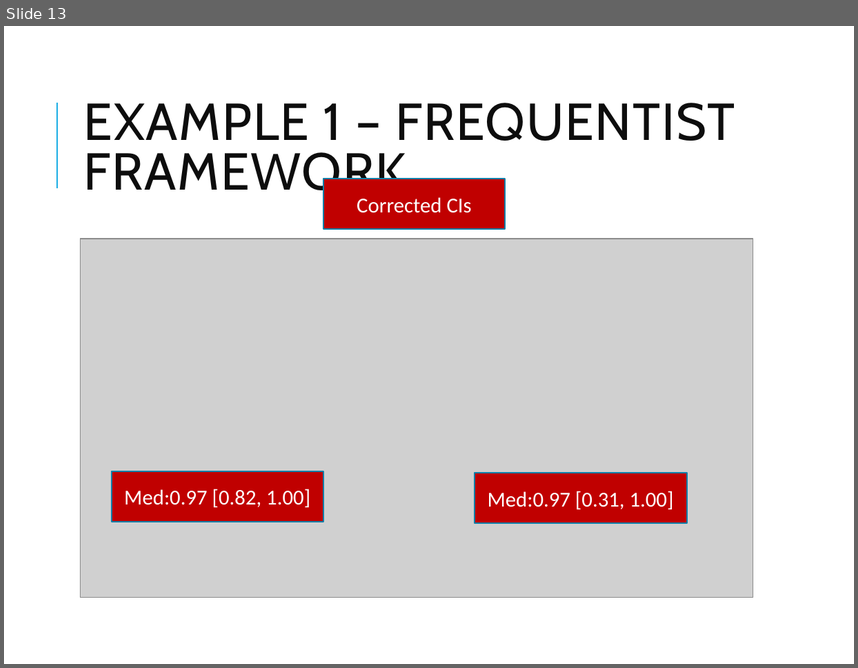
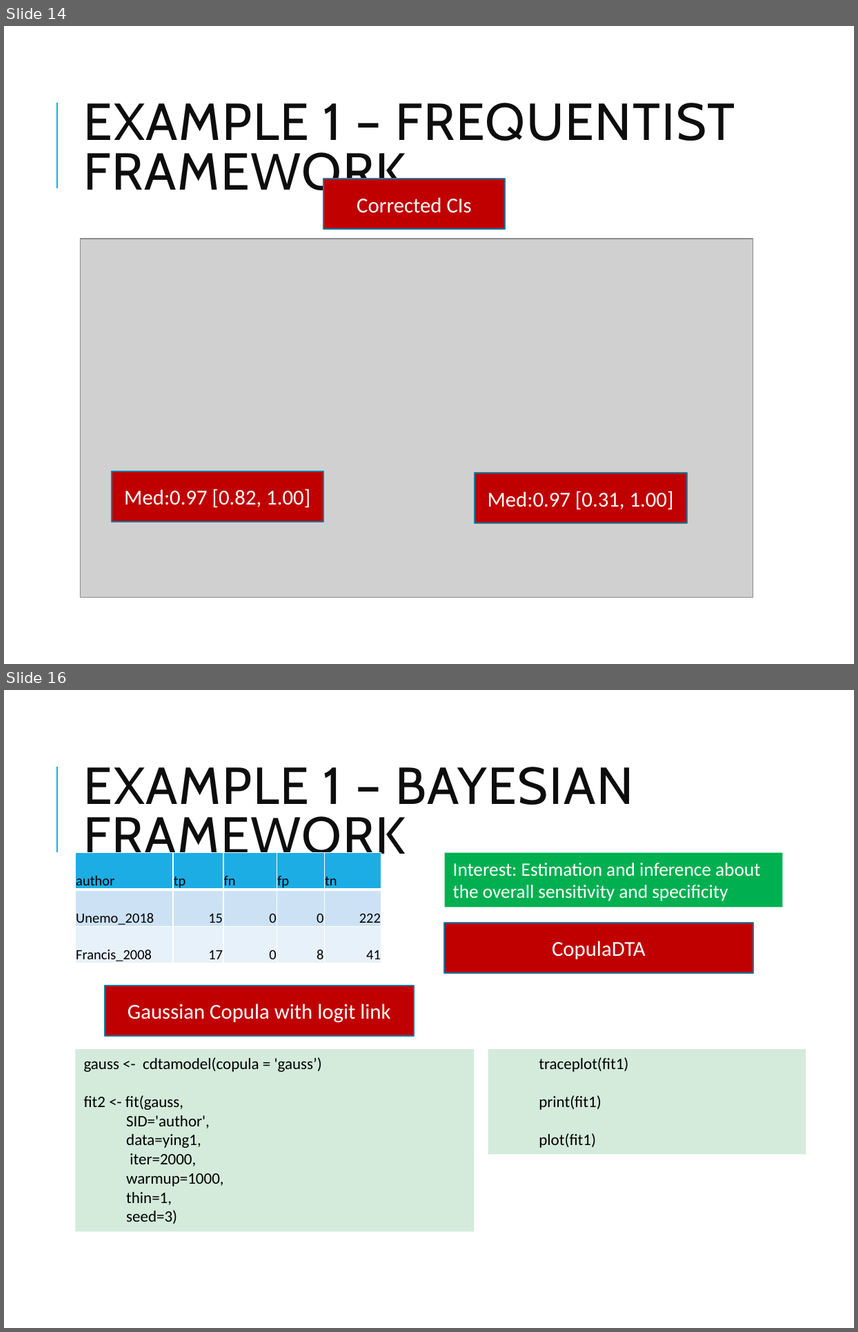
Before and after one commit to VNyaga/ESMARConf2023, a slide deck: PPT/ESMAR.pptx. Shown one above the other, each under a label of ours: slide 13 before the commit, slides 14 and 16 after it; the slides between them are not shown. The pictures are 858x668 and 858x1332 pixels, drawn with LibreOffice and Linux fonts; fonts in the diff are those of the drawing; grey boxes stand for pictures. Boxes give left, top, right and bottom in pixels: in the first picture for what was removed or moved away, otherwise in the second. Text is boxed around its words. In the diff, an @@ line names an element or a change of style, - is before the commit and + after.

```diff
--- a/PPT/ESMAR.pptx
+++ b/PPT/ESMAR.pptx
@@ slide 16 added at [4,690,854,1328], background #FFFFFF; not listed: 1 template element that a slide beside it also shows @@
@@ title added at [84,767,633,865], 44 pt, text #0D0D0D @@
+EXAMPLE 1 – BAYESIAN FRAMEWORK
@@ table added at [75,852,381,964], 3 rows, 5 columns @@
+author | tp | fn | fp | tn
+Unemo_2018 | 15 | 0 | 0 | 222
+Francis_2008 | 17 | 0 | 8 | 41
@@ rectangle added at [444,852,783,907], fill #00B050, 16 pt, text #FFFFFF @@
+Interest: Estimation and inference about the overall sensitivity and specificity
@@ rectangle added at [444,922,753,973], fill #C00000, outline #1580A9 1.25 pt, 18 pt, text #FFFFFF @@
+CopulaDTA
@@ rectangle added at [105,985,414,1036], fill #C00000, outline #1580A9 1.25 pt, 18 pt, text #FFFFFF @@
+Gaussian Copula with logit link
@@ rectangle added at [75,1049,474,1232], fill #D4EBDB, 13.5 pt, text #000000 @@
+gauss <- cdtamodel(copula = 'gauss’)
+fit2 <- fit(gauss,
+  SID='author',
+  data=ying1,
+  iter=2000,
+  warmup=1000,
+  thin=1,
+  seed=3)
@@ rectangle added at [488,1049,806,1154], fill #D4EBDB, 13.5 pt, text #000000 @@
+  traceplot(fit1)
+  print(fit1)
+  plot(fit1)
@@ what was slide 13 is now slide 14 @@
```
Also in this commit, not shown: 12 slides changed, 5 other slides added, 2 other files.
